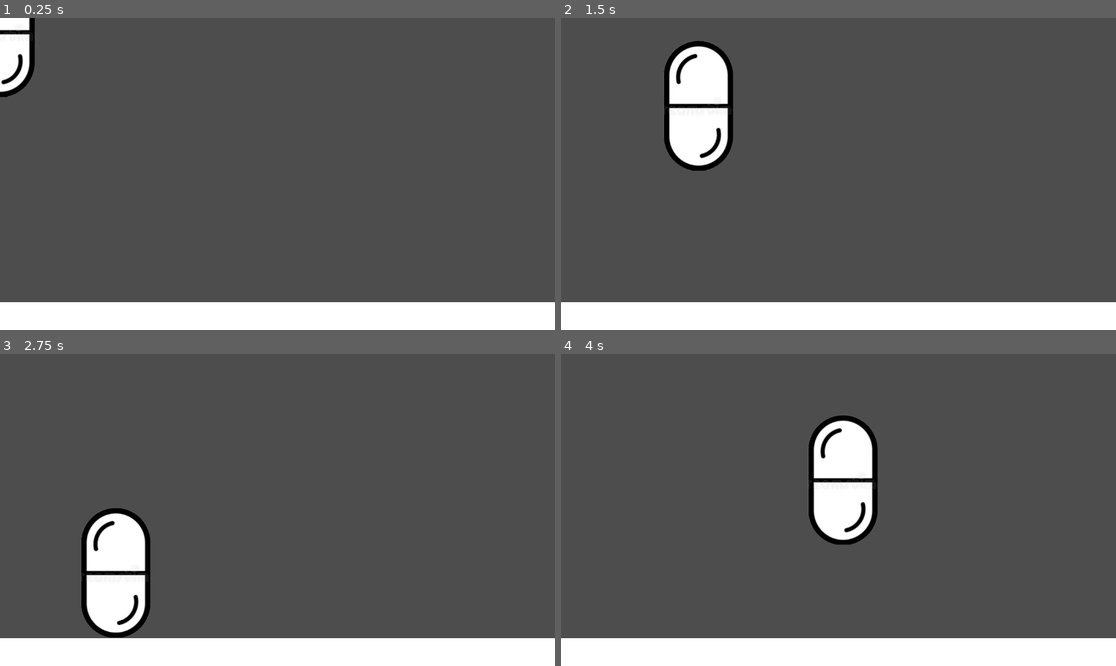
Above: before the commit, frames 1-4 (two rows, left to right).
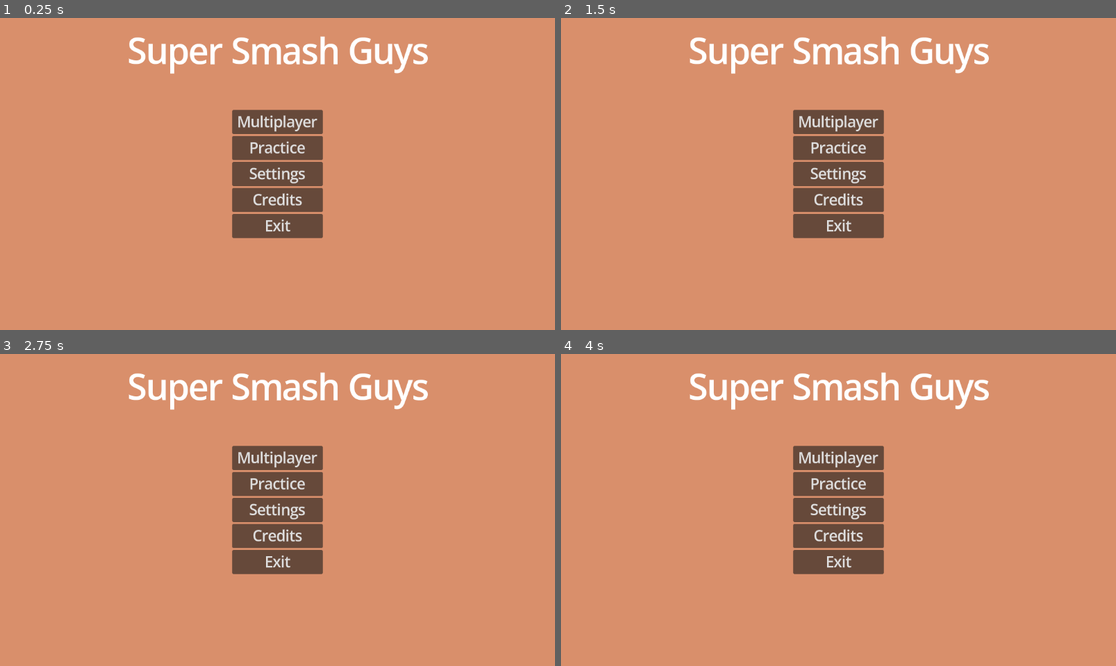
Above: after the commit, the same moments.

Repository: Rivmo/Super-Smash-Guys
Game: Godot game, scene res://main_menu_screen.tscn
Same seed, same stepped clock (60 frames per second), same inputs: the game is played once before the commit and once after it. Before the commit the project starts from res://scene.tscn.
Inputs:
- Up to frame 1 (0.25 s): no input
- Up to frame 2 (1.5 s): hold Right (Right) from 0.53 s (still down); tap Up (Jump) at 0.77 s
- Up to frame 3 (2.75 s): tap Up (Jump) at 1.52 s; release Right (Right) at 2.03 s; hold Left (Left) from 2.03 s (still down)
- Up to frame 4 (4 s): release Left (Left) at 2.78 s; hold Right (Right) from 2.78 s (still down); tap Up (Jump) at 3.02, 3.77 s

The runs differ from the first frame. In frame 1, 100% of the frame differs, in the area x 0-100%, y 0-100%; in frame 2, 100%; in frame 3, 100%; in frame 4, 100%.

Commit message:
renamed menu ui

Diff:
--- a/project.godot
+++ b/project.godot
@@ -11,7 +11,7 @@
 [application]
 
 config/name="SSG"
-run/main_scene="res://scene.tscn"
+run/main_scene="uid://ddxsvct2mkmnn"
 config/features=PackedStringArray("4.6", "Forward Plus")
 config/icon="res://icon.svg"
 
Renamed: control.tscn -> main_menu_screen.tscn
